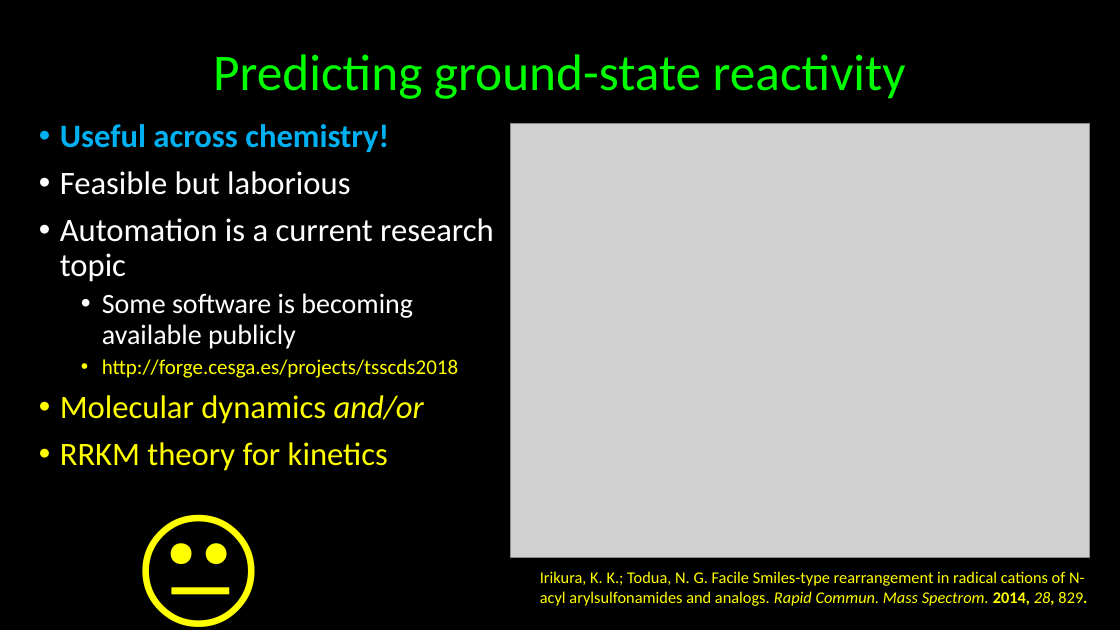
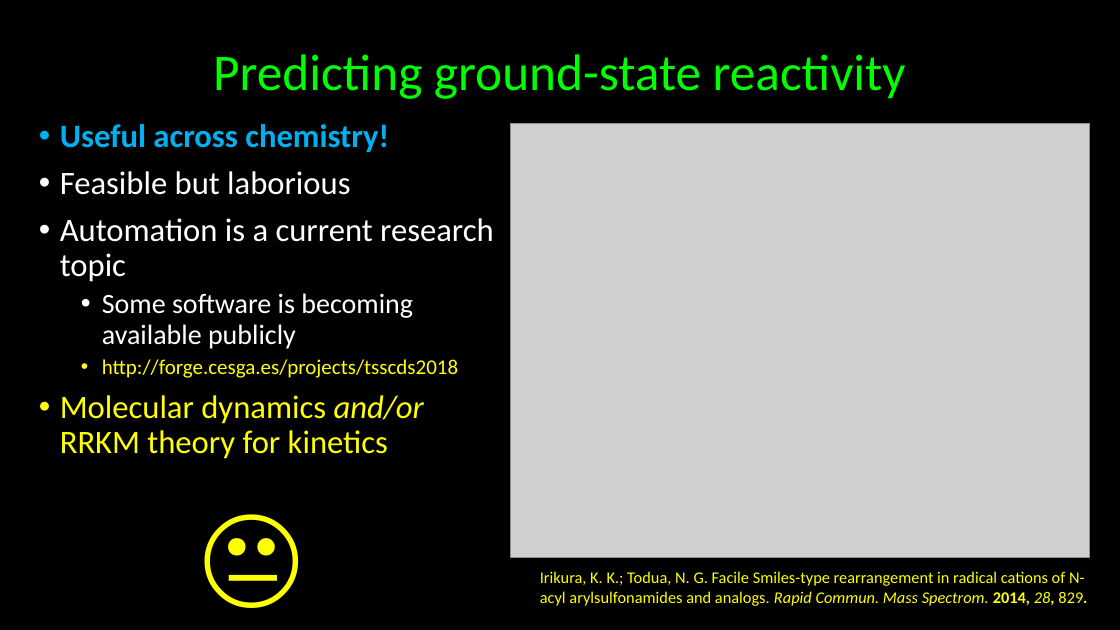
Before and after one commit to kkinist/ACS_Boston_2018, a slide deck: slide 17 of ACS_Boston_2018_Irikura.pptx (slide 19 before the commit). Drawn at 1120x630 pixels with LibreOffice and Linux fonts; fonts in the diff are those of the drawing; grey boxes stand for pictures. Boxes give left, top, right and bottom in pixels: in the first picture for what was removed or moved away, otherwise in the second. Text is boxed around its words. In the diff, an @@ line names an element or a change of style, - is before the commit and + after.

```diff
--- a/ACS_Boston_2018_Irikura.pptx
+++ b/ACS_Boston_2018_Irikura.pptx
@@ text at <box>60,395,424,459</box>: text changed @@
-• Molecular dynamics and/or
-• RRKM theory for kinetics
+• Molecular dynamics and/or RRKM theory for kinetics
@@ text "😐": place and size @@
-text "😐" at <box>129,472,281,630</box>
+text "😐" at <box>192,477,323,622</box>
@@ text "😐" at <box>192,477,323,622</box>: size 115 to 96 pt @@
```
Also in this commit, not shown: 3 other slides changed.
